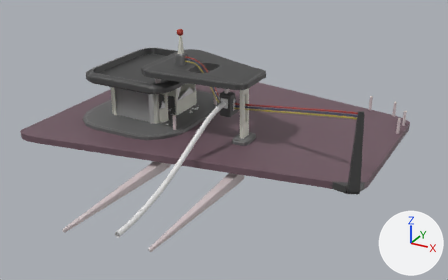
One commit to the FBX model Assets/Modelos/Gasolinera/Gasolinera.fbx: the scene before it, then after it.
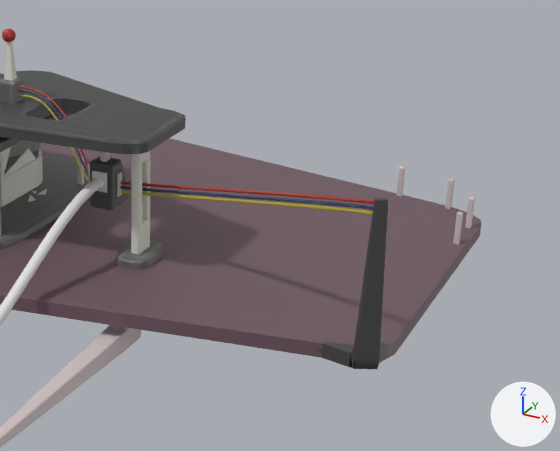
Each version is shown whole from a camera (50 mm lens) standing at (73.7, -106.3, 45.4) and looking at (19.6, -8.0, -3.8), then close up on the part from 39% to 100% of the width and 5% to 84% of the height. Lighting does not change. The marker at lower right points along +X, +Y and +Z. The older version's two pictures come first. Where no turn or scale is listed for an object, it has been applied to the vertices. Vertices at exactly the same position are counted once.
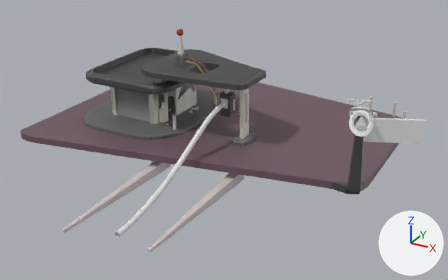
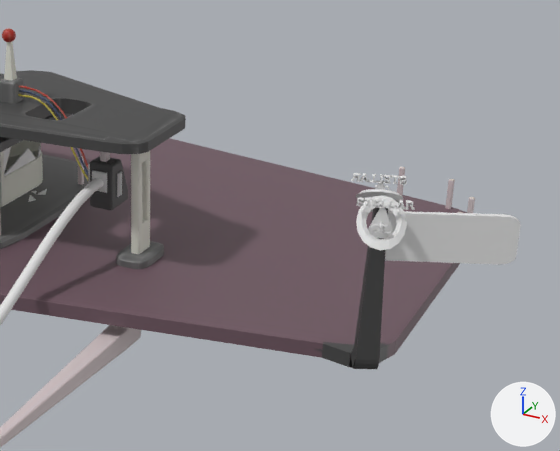
What differs and where, as boxes (x1, y1, x2, y2) in the close-ups (560 x 451 px):
'Cube', added
    after: (385, 212, 521, 265)
'Text', added
    after: (356, 195, 415, 250)
'Text.001', added
    after: (351, 173, 407, 212)
'Cube.001', added
    after: (388, 211, 518, 220)
part 1 of me_cube_004, deleted
    before: (121, 190, 373, 215)
part 2 of me_cube_004, deleted
    before: (121, 181, 374, 204)
part 3 of me_cube_004, deleted
    before: (121, 186, 373, 210)

The change, as a list of edits to the scene's bpy script:
```text
Add mat_material_002:
    mat_material_002 = principled_material('Material.002')
    mat_material_002.base_color = (0.8, 0.8, 0.8)  # white #e7e7e7
Add mat_material_001:
    mat_material_001 = principled_material('Material.001')
    mat_material_001.base_color = (0.8, 0.8, 0.8)  # white #e7e7e7
Change me_cube_004:
    used by ob_cube_003; location = (0.0, 0.0, 0.0)
    remove me_cube_004.from_pydata(...)  # 5072 vertices, 4828 faces; spans x -14.6..48.6, y -43.6..24.1, z -9.1..16.3
    add me_cube_004.from_pydata(...)  # 4604 vertices, 4396 faces; spans x -14.6..48.6, y -43.6..24.1, z -9.1..16.3
    me_cube_004 part 1: the loose piece of 156 vertices spanning x 19.7..48.6, y -15.2..-4.4, z 1.8..8.7 is deleted
    me_cube_004 part 2: the loose piece of 156 vertices spanning x 19.7..48.6, y -15.2..-4.4, z 2.7..9.6 is deleted
    me_cube_004 part 3: the loose piece of 156 vertices spanning x 19.7..48.6, y -15.2..-4.4, z 2.2..9.1 is deleted
Add me_text:
    me_text.from_pydata(...)  # 2198 vertices, 3221 faces; spans x -0.06..4.13, y -1.58..3.09, z -2.75..0.43
    me_text.materials.append(mat_material_002)  # its picture is missing
Add me_text_001:
    me_text_001.from_pydata(...)  # 2198 vertices, 3221 faces; spans x -4.13..0.06, y -3.09..1.58, z -2.75..0.43
    me_text_001.materials.append(mat_material_001)  # its picture is missing
Add me_cube_001:
    me_cube_001.from_pydata(...)  # 24 vertices, 13 faces; spans x -4.98..4.87, y -2.17..2.42, z -1.17..2.85
Add me_cube:
    me_cube.from_pydata(...)  # 24 vertices, 13 faces; spans x -4.87..4.98, y -2.34..2.17, z -1.17..2.85
Add ob_text:
    ob_text = bpy.data.objects.new('Text', me_text)
    ob_text.location = (47.34, -18.27, 10.46)
Add ob_text_001:
    ob_text_001 = bpy.data.objects.new('Text.001', me_text_001)
    ob_text_001.location = (49.32, -11.96, 10.46)
Add ob_cube_001:
    ob_cube_001 = bpy.data.objects.new('Cube.001', me_cube_001)
    ob_cube_001.location = (53.19, -12.92, 6.01)
Add ob_cube:
    ob_cube = bpy.data.objects.new('Cube', me_cube)
    ob_cube.location = (53.19, -12.92, 6.01)
```
